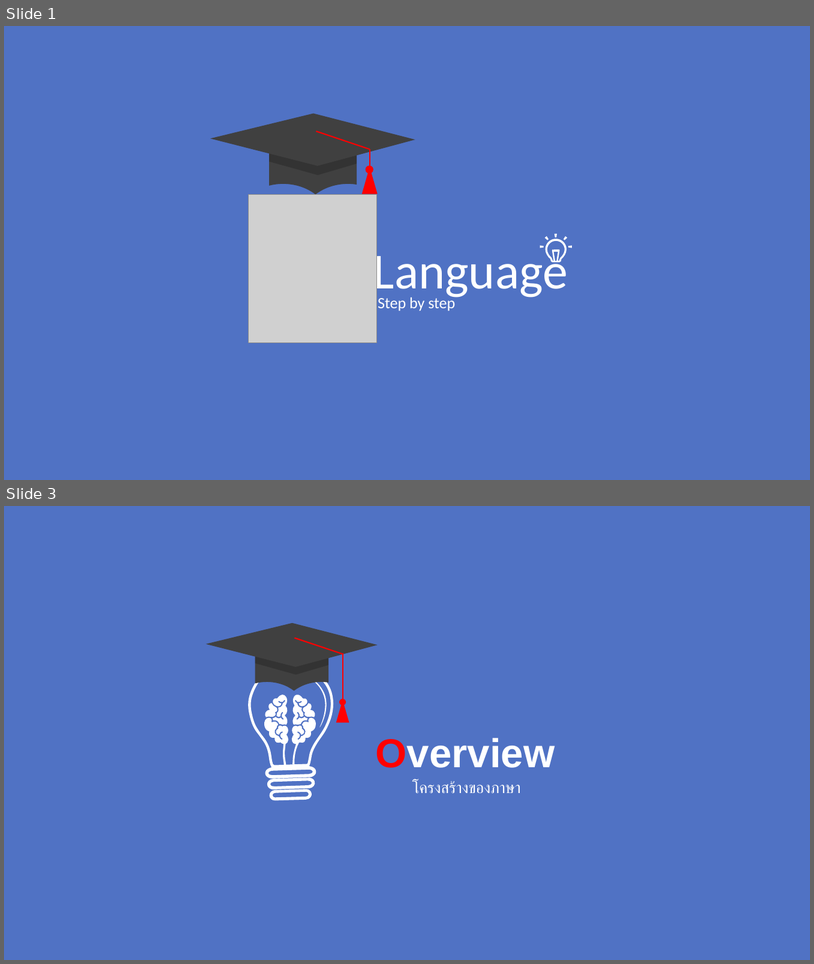
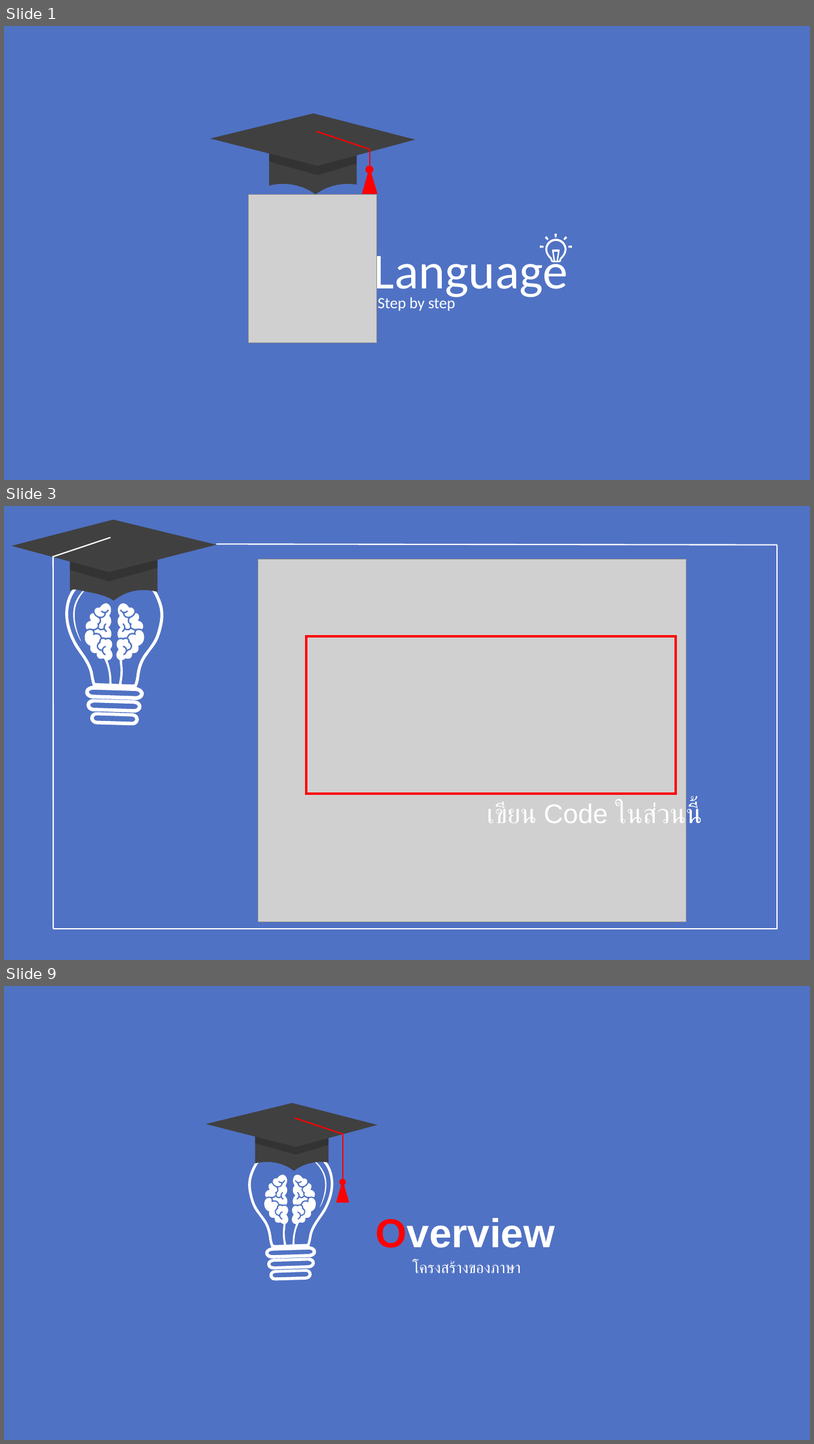
Before and after one commit to WatcharapolxFa/SolveProblemsIn-C-Language, a slide deck: LearnC/C.pptx. Shown one above the other, each under a label of ours: slides 1 and 3 before the commit, slides 1, 3 and 9 after it; the slides between them are not shown. The pictures are 814x964 and 814x1444 pixels, drawn with LibreOffice and Linux fonts; fonts in the diff are those of the drawing; grey boxes stand for pictures. Boxes give left, top, right and bottom in pixels: in the first picture for what was removed or moved away, otherwise in the second. Text is boxed around its words. In the diff, an @@ line names an element or a change of style, - is before the commit and + after.

```diff
--- a/LearnC/C.pptx
+++ b/LearnC/C.pptx
@@ slide 3 added at bbox=[4, 506, 810, 960], background #5072C4 @@
@@ group added at bbox=[11, 519, 216, 928]: 3 freeform shapes, 2 lines @@
@@ line added from (778, 545) to (216, 544), #FFFFFF 1.5 pt @@
@@ picture added at bbox=[258, 559, 687, 922] @@
@@ line added from (778, 545) to (778, 929), #FFFFFF 1.5 pt @@
@@ freeform shape added at bbox=[65, 567, 163, 725], fill #FFFFFF @@
@@ freeform shape added at bbox=[77, 597, 150, 688], fill #FFFFFF @@
@@ rectangle added at bbox=[306, 637, 676, 793], outline #FF0000 3 pt @@
@@ text added at bbox=[488, 802, 700, 831], 32 pt, text #FFFFFF @@
+เขียน Code ในส่วนนี้
@@ line added from (778, 928) to (53, 928), #FFFFFF 1.5 pt @@
@@ what was slide 3 is now slide 9 @@
```
Also in this commit, not shown: 2 slides changed, 14 other slides added, 3 slides removed, 3 other files.
